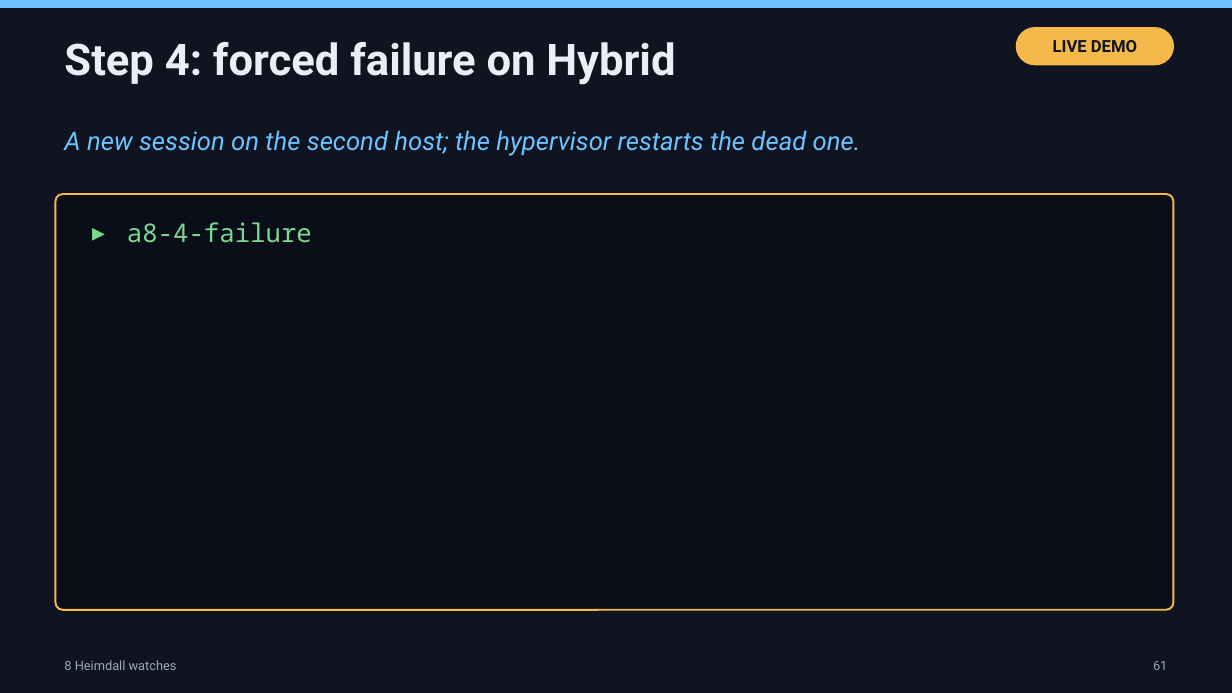
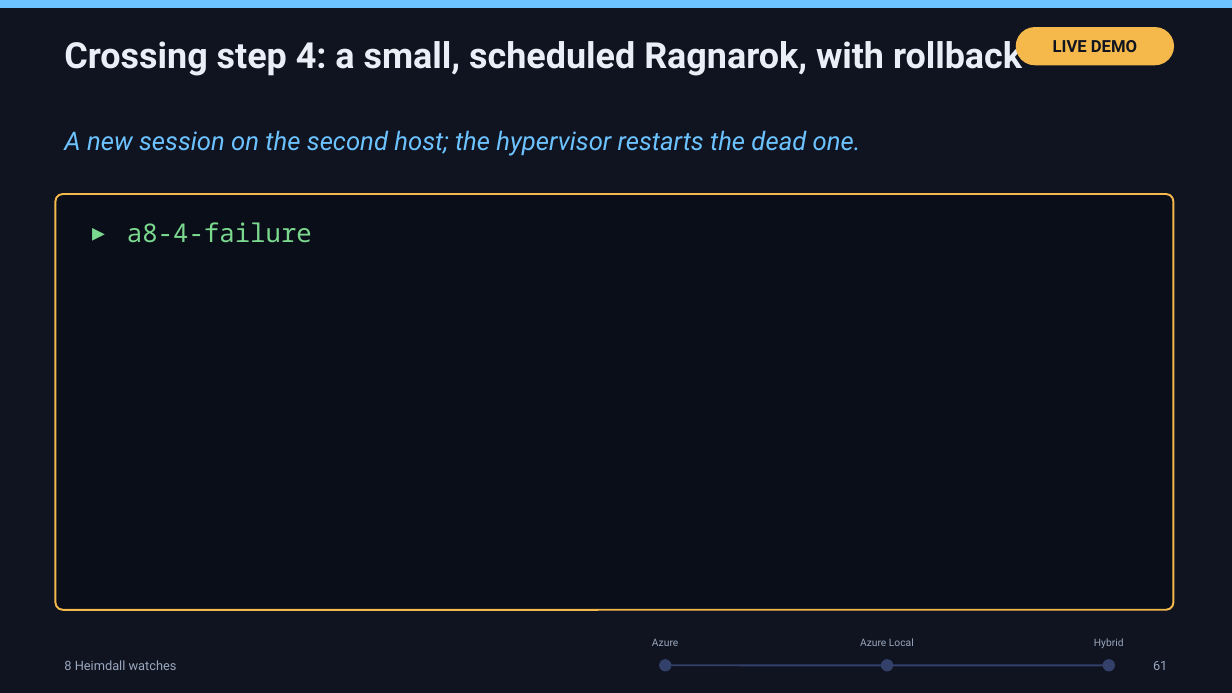
Before and after one commit to thisismydemo/nic2026_avd, a slide deck: slide 70 of presentation/AVD_Anywhere_NIC2026.pptx. Drawn at 1232x693 pixels with LibreOffice and Linux fonts; fonts in the diff are those of the drawing. Boxes give left, top, right and bottom in pixels: in the first picture for what was removed or moved away, otherwise in the second. Text is boxed around its words. In the diff, an @@ line names an element or a change of style, - is before the commit and + after.

```diff
--- a/presentation/AVD_Anywhere_NIC2026.pptx
+++ b/presentation/AVD_Anywhere_NIC2026.pptx
@@ text at [64,35,1022,76]: text changed; size 34 to 28 pt @@
-Step 4: forced failure on Hybrid
+Crossing step 4: a small, scheduled Ragnarok, with rollback
@@ text added at [652,639,678,646], 8 pt, text #9AA7BD @@
+Azure
@@ text added at [860,638,914,646], 8 pt, text #9AA7BD @@
+Azure Local
@@ text added at [1094,638,1124,648], 8 pt, text #9AA7BD @@
+Hybrid
@@ ellipse added at [660,660,671,671], fill #33406A, outline #33406A 1 pt @@
@@ line added from (665, 665) to (1109, 665), #33406A 1.5 pt @@
@@ ellipse added at [882,660,893,671], fill #33406A, outline #33406A 1 pt @@
@@ ellipse added at [1104,660,1115,671], fill #33406A, outline #33406A 1 pt @@
```
Also in this commit, not shown: 65 other slides changed.
